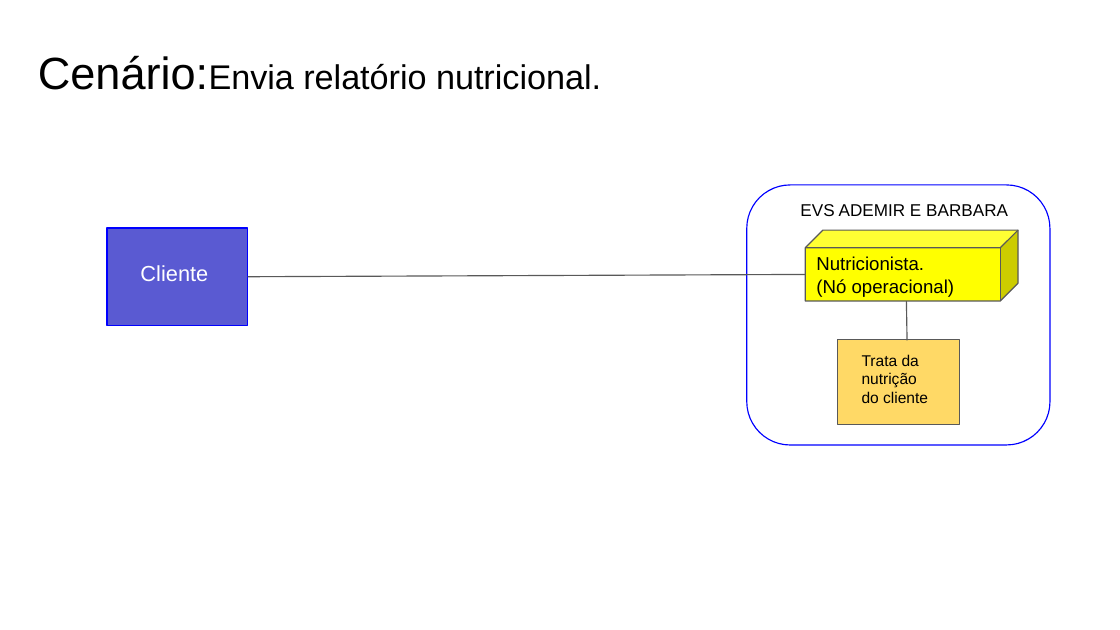
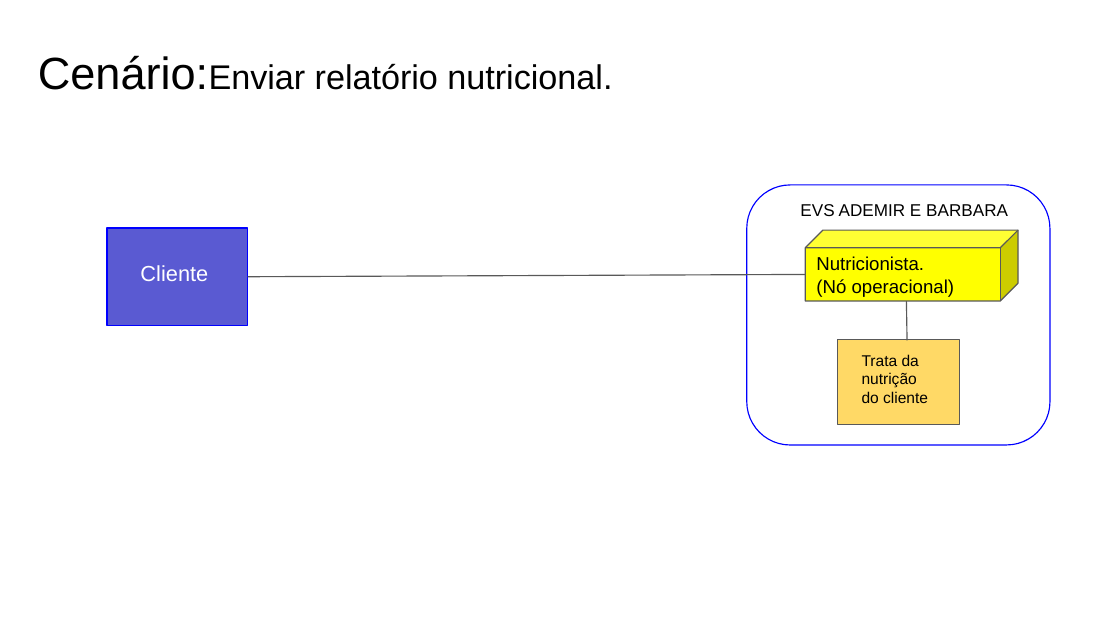
Before and after one commit to Viniciustertuliano/eng-soft, a slide deck: slide 4 of Artefatos/15 -Arquitetura de Negócio para cada Cenário.pptx (slide 3 before the commit). Drawn at 1120x630 pixels with LibreOffice and Linux fonts; fonts in the diff are those of the drawing. Boxes give left, top, right and bottom in pixels: in the first picture for what was removed or moved away, otherwise in the second. Text is boxed around its words. In the diff, an @@ line names an element or a change of style, - is before the commit and + after.

```diff
--- a/Artefatos/15 -Arquitetura de Negócio para cada Cenário.pptx
+++ b/Artefatos/15 -Arquitetura de Negócio para cada Cenário.pptx
@@ text at <box>38,55,612,90</box>: text changed @@
-Cenário:Envia relatório nutricional.
+Cenário:Enviar relatório nutricional.
```
Also in this commit, not shown: 2 other slides changed, 1 slide added, 11 other files.
